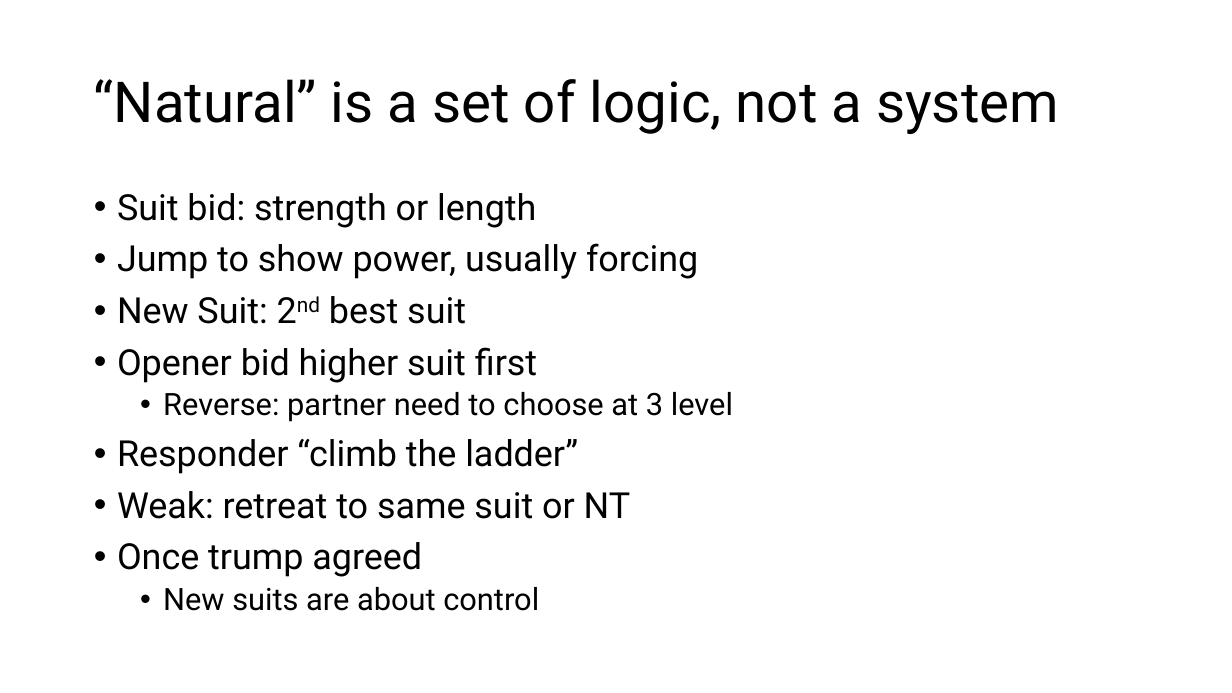
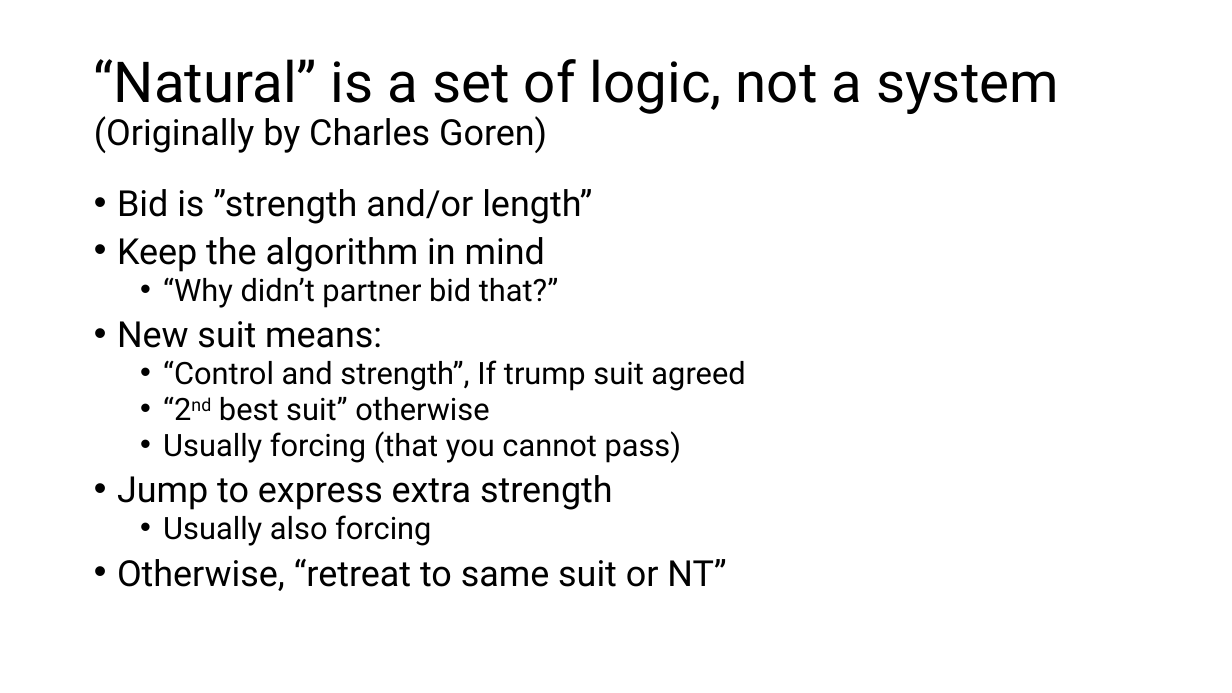
Before and after one commit to sywhub/bridge101, a slide deck: slide 22 of lectures.pptx (slide 17 before the commit). Drawn at 1232x693 pixels with LibreOffice and Linux fonts; fonts in the diff are those of the drawing; background and template pictures are left out. Boxes give left, top, right and bottom in pixels: in the first picture for what was removed or moved away, otherwise in the second. Text is boxed around its words. In the diff, an @@ line names an element or a change of style, - is before the commit and + after.

Commit message:
First class

```diff
--- a/lectures.pptx
+++ b/lectures.pptx
@@ title at box(94, 59, 1059, 153): text changed @@
-“Natural” is a set of logic, not a system
+“Natural” is a set of logic, not a system
+(Originally by Charles Goren)
@@ text at box(117, 189, 745, 591): text changed; size 28 to 24 pt @@
-• Suit bid: strength or length
-• Jump to show power, usually forcing
-• New Suit: 2nd best suit
-• Opener bid higher suit first
-  • Reverse: partner need to choose at 3 level
-• Responder “climb the ladder”
-• Weak: retreat to same suit or NT
-• Once trump agreed
-  • New suits are about control
+• Bid is ”strength and/or length”
+• Keep the algorithm in mind
+  • “Why didn’t partner bid that?”
+• New suit means:
+  • “Control and strength”, If trump suit agreed
+  • “2nd best suit” otherwise
+  • Usually forcing (that you cannot pass)
+• Jump to express extra strength
+  • Usually also forcing
+• Otherwise, “retreat to same suit or NT”
```
Also in this commit, not shown: 11 other slides changed, 8 slides added, 1 slide removed.
